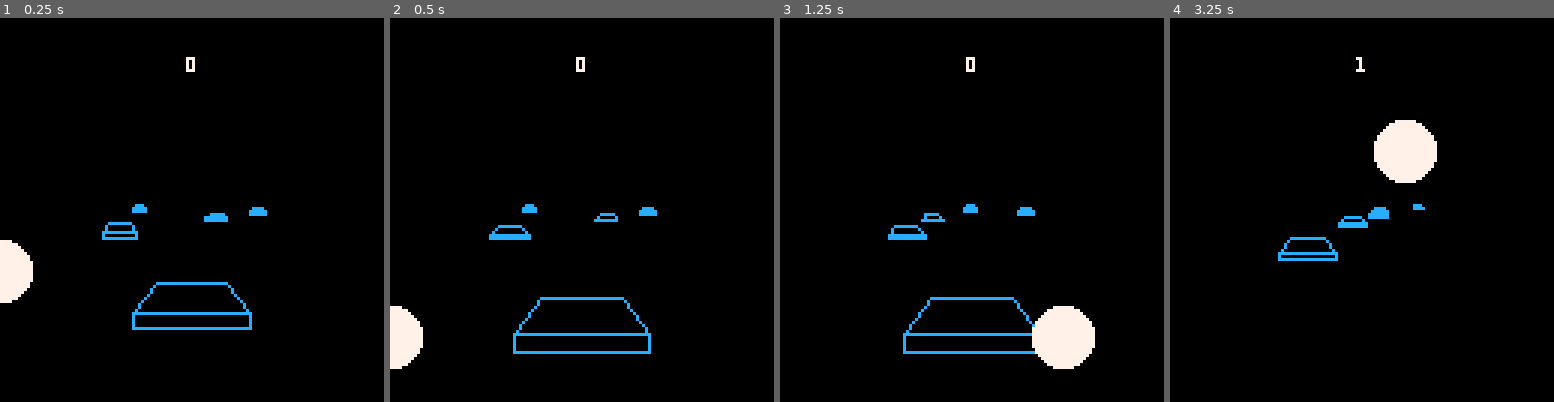
Above: before the commit, frames 1-4 (left to right).
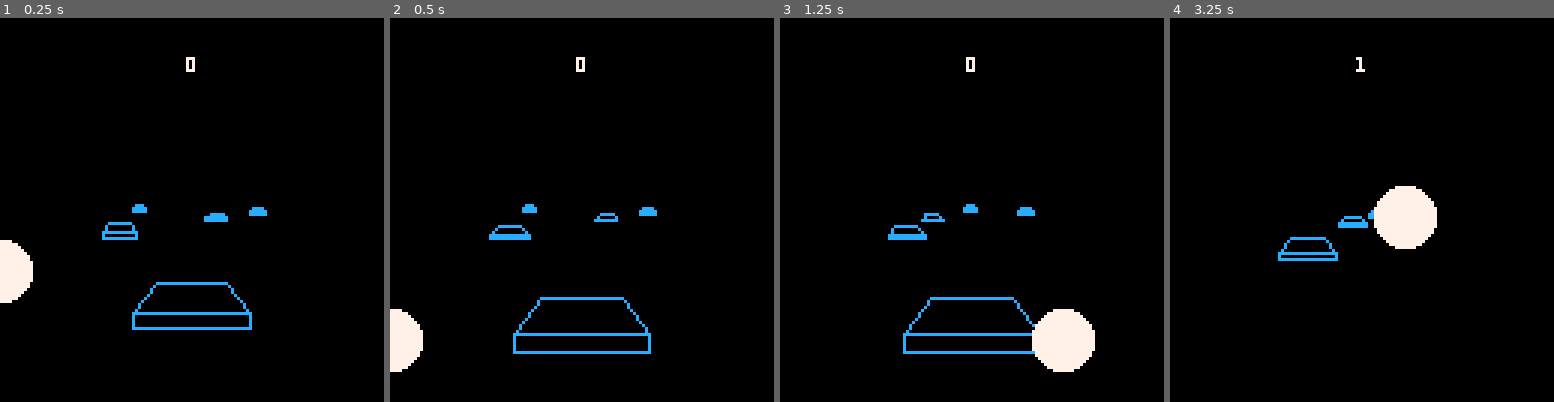
Above: after the commit, the same moments.

Repository: cbrwn/pico8carts
Game: PICO-8 cartridge hop.p8
The game is run twice, just before and just after one commit, with the same random seed, the same clock (stepped at 60 frames per second) and the same inputs.
Inputs (mouse positions are in pixels of both pictures, inside the frame that each line leads up to):
- Up to frame 1 (0.25 s): no input
- Up to frame 2 (0.5 s): tap X (X key) at 0.33 s
- Up to frame 3 (1.25 s): click (1060, 121) at 0.67 s; tap O (Z key) at 0.7 s; tap X (X key) at 1.07 s; click (826, 267) at 1.22 s
- Up to frame 4 (3.25 s): hold Right 1.6-2.1 s; tap O (Z key) every 0.4 s from 1.7 to 2.9 s; click (1277, 114) at 1.77 s; tap X (X key) at 1.85, 2.97 s; click (1342, 259) at 2.32 s; hold Right 2.47-3.03 s; click (1404, 106) at 2.87 s; hold Left from 3.08 s (still down)

Frame 1 is identical in both runs. In frame 2, 0.1% of the frame differs, in the area x 0-9%, y 75-93%; in frame 3, 0.3%; in frame 4, 4.3%, in the area x 53-70%, y 26-61%.

Commit message:
start fixing bounce

Diff:
--- a/hop.p8
+++ b/hop.p8
@@ -89,7 +89,7 @@
 	local prog = dfl / dba
 	progress = prog
 
-	ball.y = (cos(prog) * 20) + 64
+	ball.y = (abs(cos(prog/2)) * 20) + 64
 
 	-- we know we jumped when prog
 	-- is back to 0
